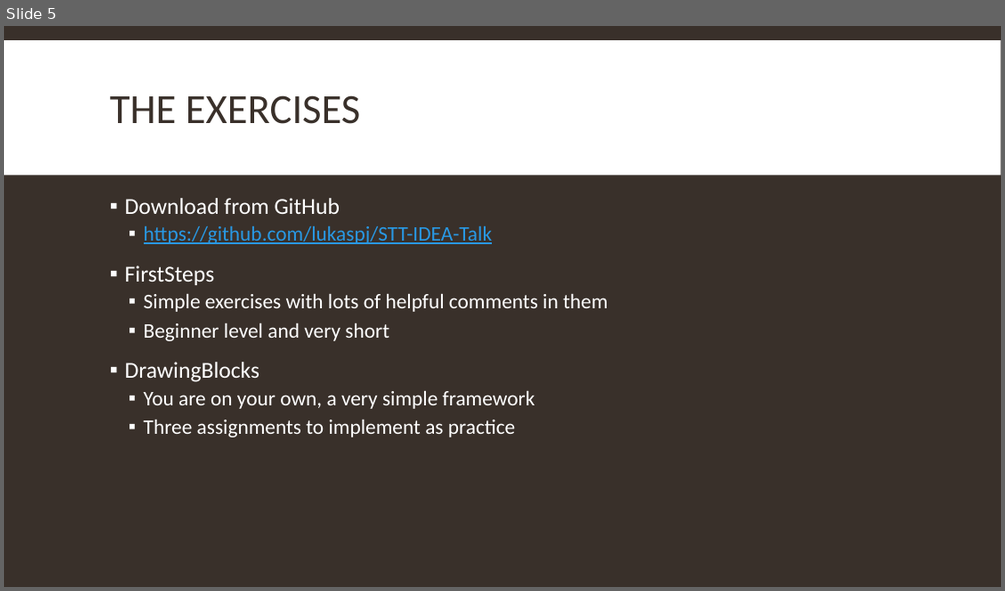
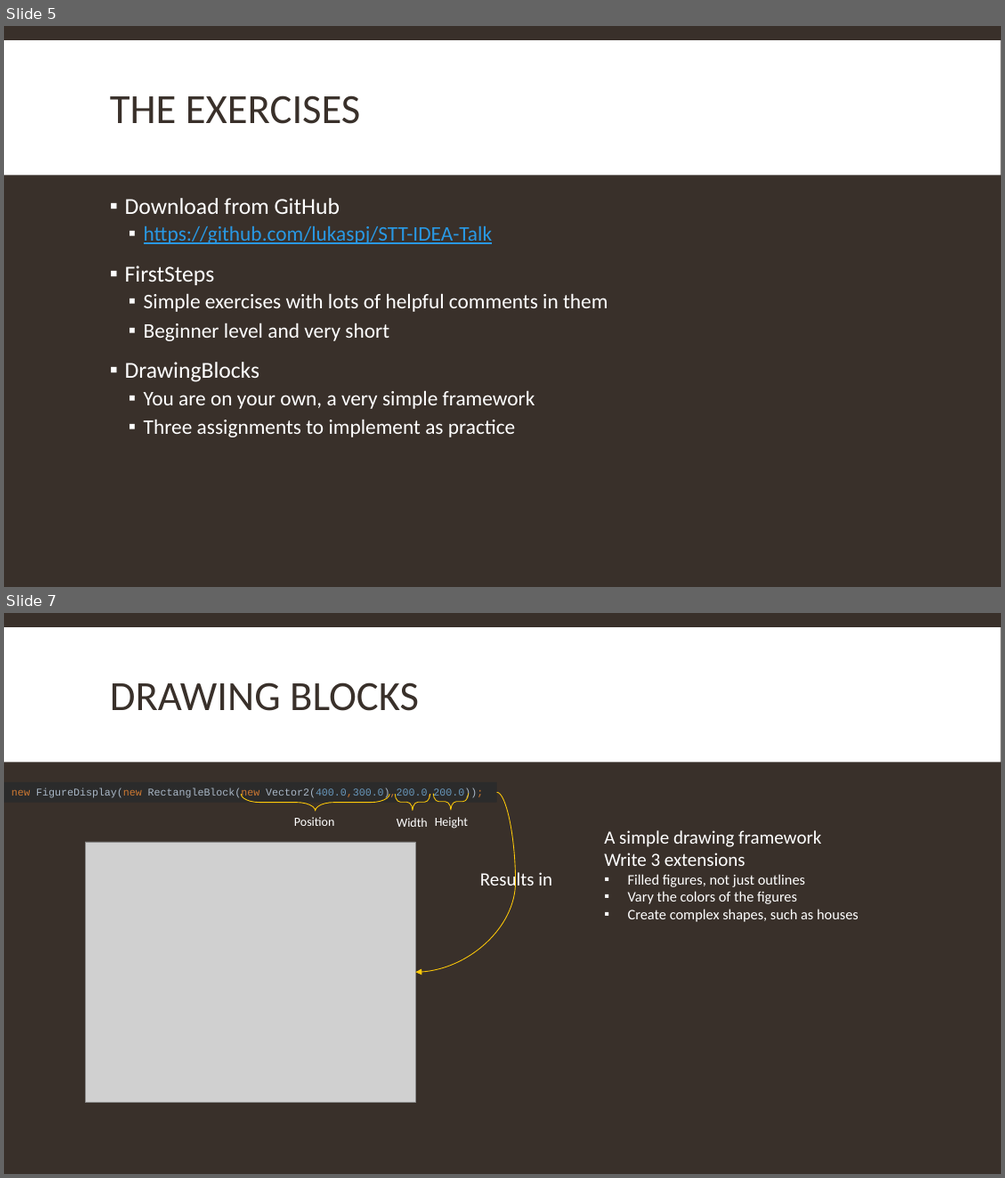
Before and after one commit to lukaspj/STT-IDEA-Talk, a slide deck: I’ve got an Idea.pptx. Shown one above the other, each under a label of ours: slide 5 before the commit, slides 5 and 7 after it; the slides between them are not shown. The pictures are 1005x591 and 1005x1178 pixels, drawn with LibreOffice and Linux fonts; fonts in the diff are those of the drawing; grey boxes stand for pictures. Boxes give left, top, right and bottom in pixels: in the first picture for what was removed or moved away, otherwise in the second. Text is boxed around its words. In the diff, an @@ line names an element or a change of style, - is before the commit and + after.

```diff
--- a/I’ve got an Idea.pptx
+++ b/I’ve got an Idea.pptx
@@ slide 7 added at [4, 613, 1001, 1174], background #39302A; not listed: 1 template element that a slide beside it also shows @@
@@ title added at [110, 682, 419, 711], 40 pt, text #39302A @@
+DRAWING BLOCKS
@@ rectangle added at [4, 782, 497, 803], fill #2B2B2B, 10 pt, text #A9B7C6 @@
+new FigureDisplay(new RectangleBlock(new Vector2(400.0,300.0),200.0,200.0));
@@ left brace added at [241, 794, 390, 811], outline #FFCA08 0.75 pt @@
@@ left brace added at [395, 794, 429, 810], outline #FFCA08 0.75 pt @@
@@ curved arrow added from (497, 793) to (415, 972), #FFCA08 0.75 pt @@
@@ left brace added at [434, 794, 469, 810], outline #FFCA08 0.75 pt @@
@@ text added at [294, 817, 334, 826], 12 pt, text #FFFFFF @@
+Position
@@ text added at [396, 818, 428, 827], 12 pt, text #FFFFFF @@
+Width
@@ text added at [435, 817, 468, 828], 12 pt, text #FFFFFF @@
+Height
@@ picture added at [86, 842, 416, 1102] @@
@@ text added at [604, 830, 858, 922], 14 pt, text #FFFFFF @@
+A simple drawing framework
+Write 3 extensions
+▪ Filled figures, not just outlines
+▪ Vary the colors of the figures
+▪ Create complex shapes, such as houses
@@ text added at [480, 870, 552, 892], 18 pt, text #FFFFFF @@
+Results in
```
Also in this commit, not shown: 1 slide changed, 1 other slide added.
